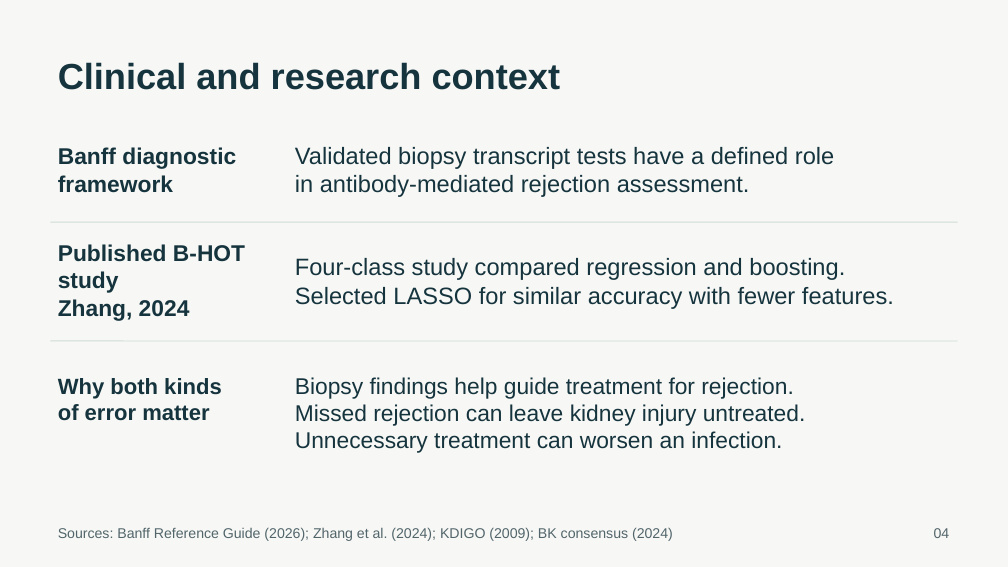
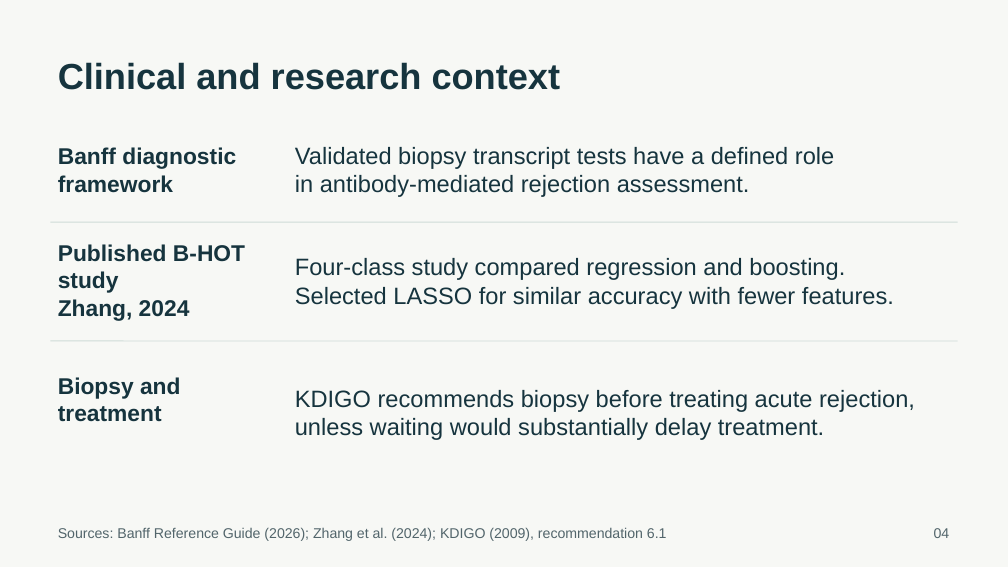
Before and after one commit to ca34525/Kidney-Biopsy-Rejection-Classifier, a slide deck: slide 4 of presentation/unos_kidney_biopsy.pptx. Drawn at 1008x567 pixels with LibreOffice and Linux fonts; fonts in the diff are those of the drawing. Boxes give left, top, right and bottom in pixels: in the first picture for what was removed or moved away, otherwise in the second. Text is boxed around its words. In the diff, an @@ line names an element or a change of style, - is before the commit and + after.

```diff
--- a/presentation/unos_kidney_biopsy.pptx
+++ b/presentation/unos_kidney_biopsy.pptx
@@ text at (58,377,180,422): text changed; size 21 to 21.8 pt @@
-Why both kinds
-of error matter
+Biopsy and
+treatment
@@ text at (295,390,915,440): text changed; size 21.8 to 22.5 pt @@
-Biopsy findings help guide treatment for rejection.
-Missed rejection can leave kidney injury untreated.
-Unnecessary treatment can worsen an infection.
+KDIGO recommends biopsy before treating acute rejection,
+unless waiting would substantially delay treatment.
@@ text at (58,527,667,541): text changed @@
-Sources: Banff Reference Guide (2026); Zhang et al. (2024); KDIGO (2009); BK consensus (2024)
+Sources: Banff Reference Guide (2026); Zhang et al. (2024); KDIGO (2009), recommendation 6.1
```
Also in this commit, not shown: 3 other slides changed, 20 other files.
